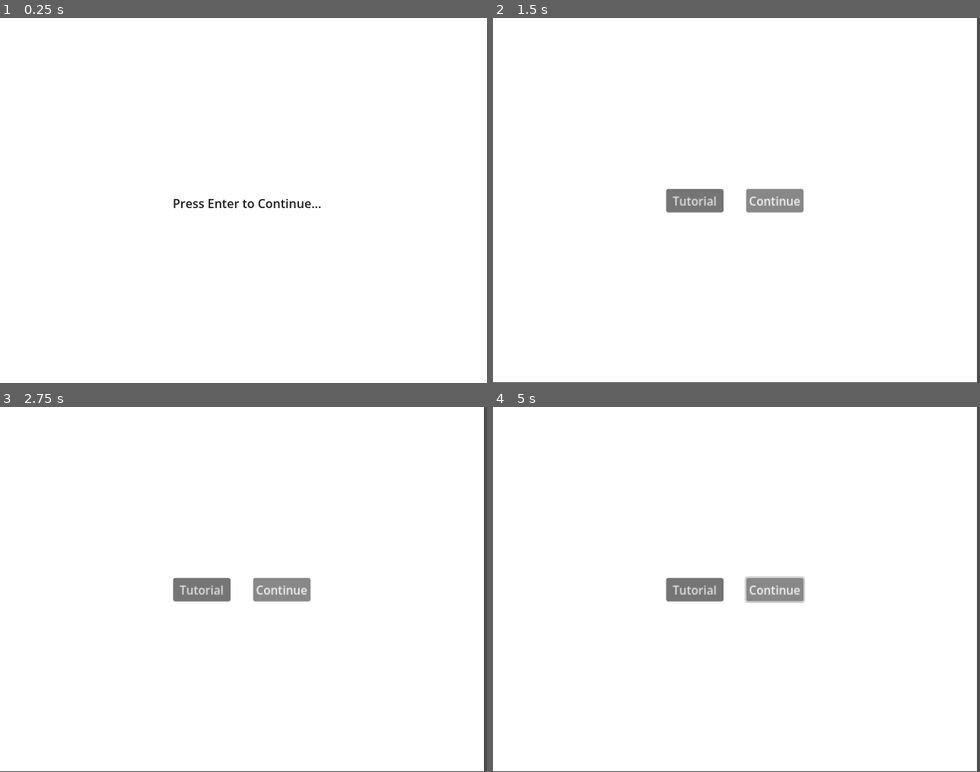
Above: before the commit, frames 1-4 (two rows, left to right).
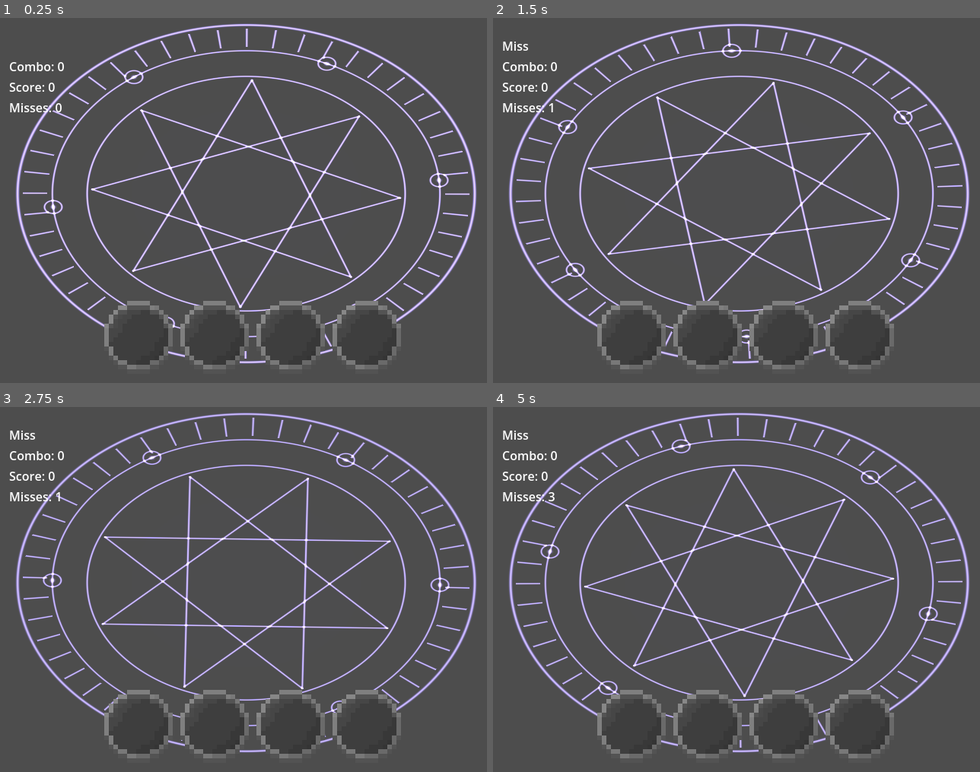
Above: after the commit, the same moments.

Repository: AngeliteApril/Haven-Rhythm-Game
Game: Godot game, scene res://main.tscn
The game is run twice, just before and just after one commit, with the same random seed, the same clock (stepped at 60 frames per second) and the same inputs. Before the commit the project starts from res://scenes/play.tscn.
Inputs (mouse positions are in pixels of both pictures, inside the frame that each line leads up to):
- Up to frame 1 (0.25 s): no input
- Up to frame 2 (1.5 s): tap Enter at 0.5 s; hold Right (ui_right) 0.53-1.25 s; click (775, 200) at 1.25 s, where only the run before the commit has a clickable "Continue"
- Up to frame 3 (2.75 s): click (282, 589) at 2 s, where only the run before the commit has a clickable "Continue"
- Up to frame 4 (5 s): hold Down (ui_down) 2.78-3.53 s; hold Right (ui_right) 3.53-4.28 s; hold Up (ui_up) from 4.28 s (still down)

The runs differ from the first frame. In frame 1, 100% of the frame differs, in the area x 0-100%, y 0-100%; in frame 2, 99%; in frame 3, 99%; in frame 4, 99%.

Commit message:
Beatmaps 1 & 2 ^^

Diff:
--- a/main.tscn
+++ b/main.tscn
@@ -7,14 +7,514 @@
 [ext_resource type="PackedScene" uid="uid://0o2lj1j8bocp" path="res://arrow_generator_right.tscn" id="4_lquwl"]
 [ext_resource type="PackedScene" uid="uid://b8xx4a0llhe" path="res://arrow_generator_left.tscn" id="5_7mycd"]
 [ext_resource type="PackedScene" uid="uid://18qgorg4bg78" path="res://target.tscn" id="7_272bh"]
+[ext_resource type="AudioStream" uid="uid://bho1rruyhkqaf" path="res://Songs/Catena_3.wav" id="8_4c57u"]
 [ext_resource type="Script" uid="uid://dev2mwwbf023n" path="res://player_feedback_ui.gd" id="8_5vw27"]
 [ext_resource type="AudioStream" uid="uid://bw4lxlrxo3wnl" path="res://Songs/Wei_Epilogue.wav" id="8_kek77"]
 
 [sub_resource type="RectangleShape2D" id="RectangleShape2D_ucufk"]
-size = Vector2(636.5, 62)
+size = Vector2(636.5, 24)
 
 [sub_resource type="RectangleShape2D" id="RectangleShape2D_0a554"]
 size = Vector2(642, 161)
+
+[sub_resource type="Animation" id="Animation_efxa6"]
+resource_name = "Song 2"
+length = 69.0
+step = 0.166
+tracks/0/type = "audio"
+tracks/0/imported = false
+tracks/0/enabled = true
+tracks/0/path = NodePath("Song 2")
+tracks/0/interp = 1
+tracks/0/loop_wrap = true
+tracks/0/keys = {
+"clips": [{
+"end_offset": 0.0,
+"start_offset": 0.0,
+"stream": ExtResource("8_4c57u")
+}],
+"times": PackedFloat32Array(0)
+}
+tracks/0/use_blend = true
+tracks/1/type = "method"
+tracks/1/imported = false
+tracks/1/enabled = true
+tracks/1/path = NodePath("ArrowGeneratorLeft")
+tracks/1/interp = 1
+tracks/1/loop_wrap = true
+tracks/1/keys = {
+"times": PackedFloat32Array(8.833333, 11.5, 12.833333, 13.666667, 14.166667, 16, 16.833334, 17.5, 20, 21, 22, 25.333334, 26.166666, 29.333334, 30.333334, 33.333332, 34.666668, 38, 39, 39.666668, 42, 43.666668, 45, 46.333332, 47.666668, 48.666668, 49.666668, 50.333332, 51.333332, 52, 53.333332, 54.333332, 55.666668, 56.666668, 58.666668, 60, 60.666668, 61.5, 62, 63.333332, 64),
+"transitions": PackedFloat32Array(1, 1, 1, 1, 1, 1, 1, 1, 1, 1, 1, 1, 1, 1, 1, 1, 1, 1, 1, 1, 1, 1, 1, 1, 1, 1, 1, 1, 1, 1, 1, 1, 1, 1, 1, 1, 1, 1, 1, 1, 1),
+"values": [{
+"args": [],
+"method": &"make_arrow"
+}, {
+"args": [],
+"method": &"make_arrow"
+}, {
+"args": [],
+"method": &"make_arrow"
+}, {
+"args": [],
+"method": &"make_arrow"
+}, {
+"args": [],
+"method": &"make_arrow"
+}, {
+"args": [],
+"method": &"make_arrow"
+}, {
+"args": [],
+"method": &"make_arrow"
+}, {
+"args": [],
+"method": &"make_arrow"
+}, {
+"args": [],
+"method": &"make_arrow"
+}, {
+"args": [],
+"method": &"make_arrow"
+}, {
+"args": [],
+"method": &"make_arrow"
+}, {
+"args": [],
+"method": &"make_arrow"
+}, {
+"args": [],
+"method": &"make_arrow"
+}, {
+"args": [],
+"method": &"make_arrow"
+}, {
+"args": [],
+"method": &"make_arrow"
+}, {
+"args": [],
+"method": &"make_arrow"
+}, {
+"args": [],
+"method": &"make_arrow"
+}, {
+"args": [],
+"method": &"make_arrow"
+}, {
+"args": [],
+"method": &"make_arrow"
+}, {
+"args": [],
+"method": &"make_arrow"
+}, {
+"args": [],
+"method": &"make_arrow"
+}, {
+"args": [],
+"method": &"make_arrow"
+}, {
+"args": [],
+"method": &"make_arrow"
+}, {
+"args": [],
+"method": &"make_arrow"
+}, {
+"args": [],
+"method": &"make_arrow"
+}, {
+"args": [],
+"method": &"make_arrow"
+}, {
+"args": [],
+"method": &"make_arrow"
+}, {
+"args": [],
+"method": &"make_arrow"
+}, {
+"args": [],
+"method": &"make_arrow"
+}, {
+"args": [],
+"method": &"make_arrow"
+}, {
+"args": [],
+"method": &"make_arrow"
+}, {
+"args": [],
+"method": &"make_arrow"
+}, {
+"args": [],
+"method": &"make_arrow"
+}, {
+"args": [],
+"method": &"make_arrow"
+}, {
+"args": [],
+"method": &"make_arrow"
+}, {
+"args": [],
+"method": &"make_arrow"
+}, {
+"args": [],
+"method": &"make_arrow"
+}, {
+"args": [],
+"method": &"make_arrow"
+}, {
+"args": [],
+"method": &"make_arrow"
+}, {
+"args": [],
+"method": &"make_arrow"
+}, {
+"args": [],
+"method": &"make_arrow"
+}]
+}
+tracks/2/type = "method"
+tracks/2/imported = false
+tracks/2/enabled = true
+tracks/2/path = NodePath("ArrowGenerator")
+tracks/2/interp = 1
+tracks/2/loop_wrap = true
+tracks/2/keys = {
+"times": PackedFloat32Array(10, 13.5, 16.166666, 17.666666, 19.833334, 21.666666, 22.333334, 26.833334, 27.5, 30, 32.666668, 34, 37.333332, 39.333332, 40, 41, 41.833332, 43, 44.666668, 45.5, 46, 47, 48.333332, 49.333332, 50.166668, 51.666668, 52.666668, 53.666668, 55.333332, 56.333332, 57.333332, 58, 59.333332, 61, 62.333332, 63.666668),
+"transitions": PackedFloat32Array(1, 1, 1, 1, 1, 1, 1, 1, 1, 1, 1, 1, 1, 1, 1, 1, 1, 1, 1, 1, 1, 1, 1, 1, 1, 1, 1, 1, 1, 1, 1, 1, 1, 1, 1, 1),
+"values": [{
+"args": [],
+"method": &"make_arrow"
+}, {
+"args": [],
+"method": &"make_arrow"
+}, {
+"args": [],
+"method": &"make_arrow"
+}, {
+"args": [],
+"method": &"make_arrow"
+}, {
+"args": [],
+"method": &"make_arrow"
+}, {
+"args": [],
+"method": &"make_arrow"
+}, {
+"args": [],
+"method": &"make_arrow"
+}, {
+"args": [],
+"method": &"make_arrow"
+}, {
+"args": [],
+"method": &"make_arrow"
+}, {
+"args": [],
+"method": &"make_arrow"
+}, {
+"args": [],
+"method": &"make_arrow"
+}, {
+"args": [],
+"method": &"make_arrow"
+}, {
+"args": [],
+"method": &"make_arrow"
+}, {
+"args": [],
+"method": &"make_arrow"
+}, {
+"args": [],
+"method": &"make_arrow"
+}, {
+"args": [],
+"method": &"make_arrow"
+}, {
+"args": [],
+"method": &"make_arrow"
+}, {
+"args": [],
+"method": &"make_arrow"
+}, {
+"args": [],
+"method": &"make_arrow"
+}, {
+"args": [],
+"method": &"make_arrow"
+}, {
+"args": [],
+"method": &"make_arrow"
+}, {
+"args": [],
+"method": &"make_arrow"
+}, {
+"args": [],
+"method": &"make_arrow"
+}, {
+"args": [],
+"method": &"make_arrow"
+}, {
+"args": [],
+"method": &"make_arrow"
+}, {
+"args": [],
+"method": &"make_arrow"
+}, {
+"args": [],
+"method": &"make_arrow"
+}, {
+"args": [],
+"method": &"make_arrow"
+}, {
+"args": [],
+"method": &"make_arrow"
+}, {
+"args": [],
+"method": &"make_arrow"
+}, {
+"args": [],
+"method": &"make_arrow"
+}, {
+"args": [],
+"method": &"make_arrow"
+}, {
+"args": [],
+"method": &"make_arrow"
+}, {
+"args": [],
+"method": &"make_arrow"
+}, {
+"args": [],
+"method": &"make_arrow"
+}, {
+"args": [],
+"method": &"make_arrow"
+}]
+}
+tracks/3/type = "method"
+tracks/3/imported = false
+tracks/3/enabled = true
+tracks/3/path = NodePath("ArrowGeneratorUp")
+tracks/3/interp = 1
+tracks/3/loop_wrap = true
+tracks/3/keys = {
+"times": PackedFloat32Array(9.333333, 10.833333, 12.333333, 13.166667, 14.166667, 16.333334, 17.333334, 20.333334, 21, 24.666666, 29.666666, 32, 33, 34.666668, 37.666668, 39, 40.166668, 41.666668, 44.333332, 45.333332, 46.666668, 48, 48.666668, 49.666668, 51, 52.333332, 54.333332, 55.5, 56, 57.666668, 58.5, 59, 59.666668, 61.666668, 63, 64.666664),
+"transitions": PackedFloat32Array(1, 1, 1, 1, 1, 1, 1, 1, 1, 1, 1, 1, 1, 1, 1, 1, 1, 1, 1, 1, 1, 1, 1, 1, 1, 1, 1, 1, 1, 1, 1, 1, 1, 1, 1, 1),
+"values": [{
+"args": [],
+"method": &"make_arrow"
+}, {
+"args": [],
+"method": &"make_arrow"
+}, {
+"args": [],
+"method": &"make_arrow"
+}, {
+"args": [],
+"method": &"make_arrow"
+}, {
+"args": [],
+"method": &"make_arrow"
+}, {
+"args": [],
+"method": &"make_arrow"
+}, {
+"args": [],
+"method": &"make_arrow"
+}, {
+"args": [],
+"method": &"make_arrow"
+}, {
+"args": [],
+"method": &"make_arrow"
+}, {
+"args": [],
+"method": &"make_arrow"
+}, {
+"args": [],
+"method": &"make_arrow"
+}, {
+"args": [],
+"method": &"make_arrow"
+}, {
+"args": [],
+"method": &"make_arrow"
+}, {
+"args": [],
+"method": &"make_arrow"
+}, {
+"args": [],
+"method": &"make_arrow"
+}, {
+"args": [],
+"method": &"make_arrow"
+}, {
+"args": [],
+"method": &"make_arrow"
+}, {
+"args": [],
+"method": &"make_arrow"
+}, {
+"args": [],
+"method": &"make_arrow"
+}, {
+"args": [],
+"method": &"make_arrow"
+}, {
+"args": [],
+"method": &"make_arrow"
+}, {
+"args": [],
+"method": &"make_arrow"
+}, {
+"args": [],
+"method": &"make_arrow"
+}, {
+"args": [],
+"method": &"make_arrow"
+}, {
+"args": [],
+"method": &"make_arrow"
+}, {
+"args": [],
+"method": &"make_arrow"
+}, {
+"args": [],
+"method": &"make_arrow"
+}, {
+"args": [],
+"method": &"make_arrow"
+}, {
+"args": [],
+"method": &"make_arrow"
+}, {
+"args": [],
+"method": &"make_arrow"
+}, {
+"args": [],
+"method": &"make_arrow"
+}, {
+"args": [],
+"method": &"make_arrow"
+}, {
+"args": [],
+"method": &"make_arrow"
+}, {
+"args": [],
+"method": &"make_arrow"
+}, {
+"args": [],
+"method": &"make_arrow"
+}, {
+"args": [],
+"method": &"make_arrow"
+}]
+}
+tracks/4/type = "method"
+tracks/4/imported = false
+tracks/4/enabled = true
+tracks/4/path = NodePath("ArrowGeneratorRight")
+tracks/4/interp = 1
+tracks/4/loop_wrap = true
+tracks/4/keys = {
+"times": PackedFloat32Array(12, 12.666667, 13.833333, 16.666666, 19.666666, 20.666666, 21.333334, 22.333334, 25.666666, 27.5, 30.666666, 32.333332, 33.666668, 38.666668, 40.333332, 42.333332, 44, 45.666668, 47.333332, 49, 49.5, 50, 50.666668, 53, 54, 55, 57, 58.333332, 60.333332, 61.333332, 62.666668, 63.666668),
+"transitions": PackedFloat32Array(1, 1, 1, 1, 1, 1, 1, 1, 1, 1, 1, 1, 1, 1, 1, 1, 1, 1, 1, 1, 1, 1, 1, 1, 1, 1, 1, 1, 1, 1, 1, 1),
+"values": [{
+"args": [],
+"method": &"make_arrow"
+}, {
+"args": [],
+"method": &"make_arrow"
+}, {
+"args": [],
+"method": &"make_arrow"
+}, {
+"args": [],
+"method": &"make_arrow"
+}, {
+"args": [],
+"method": &"make_arrow"
+}, {
+"args": [],
+"method": &"make_arrow"
+}, {
+"args": [],
+"method": &"make_arrow"
+}, {
+"args": [],
+"method": &"make_arrow"
+}, {
+"args": [],
+"method": &"make_arrow"
+}, {
+"args": [],
+"method": &"make_arrow"
+}, {
+"args": [],
+"method": &"make_arrow"
+}, {
+"args": [],
+"method": &"make_arrow"
+}, {
+"args": [],
+"method": &"make_arrow"
+}, {
+"args": [],
+"method": &"make_arrow"
+}, {
+"args": [],
+"method": &"make_arrow"
+}, {
+"args": [],
+"method": &"make_arrow"
+}, {
+"args": [],
+"method": &"make_arrow"
+}, {
+"args": [],
+"method": &"make_arrow"
+}, {
+"args": [],
+"method": &"make_arrow"
+}, {
+"args": [],
+"method": &"make_arrow"
+}, {
+"args": [],
+"method": &"make_arrow"
+}, {
+"args": [],
+"method": &"make_arrow"
+}, {
+"args": [],
+"method": &"make_arrow"
+}, {
+"args": [],
+"method": &"make_arrow"
+}, {
+"args": [],
+"method": &"make_arrow"
+}, {
+"args": [],
+"method": &"make_arrow"
+}, {
+"args": [],
+"method": &"make_arrow"
+}, {
+"args": [],
+"method": &"make_arrow"
+}, {
+"args": [],
+"method": &"make_arrow"
+}, {
+"args": [],
+"method": &"make_arrow"
+}, {
+"args": [],
+"method": &"make_arrow"
+}, {
+"args": [],
+"method": &"make_arrow"
+}]
+}
 
 [sub_resource type="Animation" id="Animation_272bh"]
 resource_name = "song 1"
@@ -42,9 +542,12 @@
 tracks/1/interp = 1
 tracks/1/loop_wrap = true
 tracks/1/keys = {
-"times": PackedFloat32Array(4.142857, 11.8, 23.1, 35.7, 37.1, 39.6, 41, 42.6, 44.8, 56.6),
-"transitions": PackedFloat32Array(1, 1, 1, 1, 1, 1, 1, 1, 1, 1),
+"times": PackedFloat32Array(4.142857, 11.8, 16, 23.1, 35.7, 37.1, 39.6, 41, 42.6, 44.8, 56.6),
+"transitions": PackedFloat32Array(1, 1, 1, 1, 1, 1, 1, 1, 1, 1, 1),
 "values": [{
+"args": [],
+"method": &"make_arrow"
+}, {
 "args": [],
 "method": &"make_arrow"
 }, {
@@ -127,15 +630,9 @@
 tracks/3/interp = 1
 tracks/3/loop_wrap = true
 tracks/3/keys = {
-"times": PackedFloat32Array(4.142857, 7.571429, 11.8, 14.9, 16, 19.4, 22.7, 23.9, 33.9, 34.9, 42.6, 45.5, 51, 58.3),
-"transitions": PackedFloat32Array(1, 1, 1, 1, 1, 1, 1, 1, 1, 1, 1, 1, 1, 1),
+"times": PackedFloat32Array(4.142857, 7.571429, 14.9, 19.4, 22.7, 23.9, 33.9, 34.9, 42.6, 45.5, 51, 58.3),
+"transitions": PackedFloat32Array(1, 1, 1, 1, 1, 1, 1, 1, 1, 1, 1, 1),
 "values": [{
-"args": [],
-"method": &"make_arrow"
-}, {
-"args": [],
-"method": &"make_arrow"
-}, {
 "args": [],
 "method": &"make_arrow"
 }, {
@@ -180,12 +677,9 @@
 tracks/4/interp = 1
 tracks/4/loop_wrap = true
 tracks/4/keys = {
-"times": PackedFloat32Array(0.33333337, 36.4, 40.4, 48.666668),
-"transitions": PackedFloat32Array(1, 1, 1, 1),
+"times": PackedFloat32Array(36.4, 40.4, 48.666668),
+"transitions": PackedFloat32Array(1, 1, 1),
 "values": [{
-"args": [],
-"method": &"make_arrow"
-}, {
 "args": [],
 "method": &"make_arrow"
 }, {
@@ -199,6 +693,7 @@
 
 [sub_resource type="AnimationLibrary" id="AnimationLibrary_5vw27"]
 _data = {
+&"Song 2": SubResource("Animation_efxa6"),
 &"song 1": SubResource("Animation_272bh")
 }
 
@@ -224,7 +719,7 @@
 [node name="Area2D" type="Area2D" parent="Detector" unique_id=2075843231]
 
 [node name="CollisionShape2D" type="CollisionShape2D" parent="Detector/Area2D" unique_id=1802915180]
-position = Vector2(324.75, 426)
+position = Vector2(324.75, 418)
 shape = SubResource("RectangleShape2D_ucufk")
 
 [node name="LeftTarget" parent="Detector" unique_id=2039232801 instance=ExtResource("7_272bh")]
@@ -263,6 +758,9 @@
 position = Vector2(185, 0)
 
 [node name="Song 1" type="AudioStreamPlayer" parent="." unique_id=847977464]
+stream = ExtResource("8_4c57u")
+
+[node name="Song 2" type="AudioStreamPlayer" parent="." unique_id=1882015443]
 
 [node name="AnimationPlayer" type="AnimationPlayer" parent="." unique_id=1435726750]
 libraries/ = SubResource("AnimationLibrary_5vw27")
--- a/player_feedback_ui.gd
+++ b/player_feedback_ui.gd
@@ -18,7 +18,7 @@
 func sucessfull_hit():
 	indicator.text = "Great!"
 	timer.start()
-	score += 300
+	score += 300 * 0.1 * (combo + 1)
 	combo += 1
 	score_label.text = "Score: " + str(score)
 	combo_label.text = "Combo: " + str(combo)
--- a/project.godot
+++ b/project.godot
@@ -11,7 +11,7 @@
 [application]
 
 config/name="Rythem Game Practice"
-run/main_scene="uid://bwq0bw0ydn5wn"
+run/main_scene="uid://5gwckxw6dhu0"
 config/features=PackedStringArray("4.7", "Forward Plus")
 config/icon="res://icon.svg"
 
Not shown, added: Songs/Catena_3.wav
